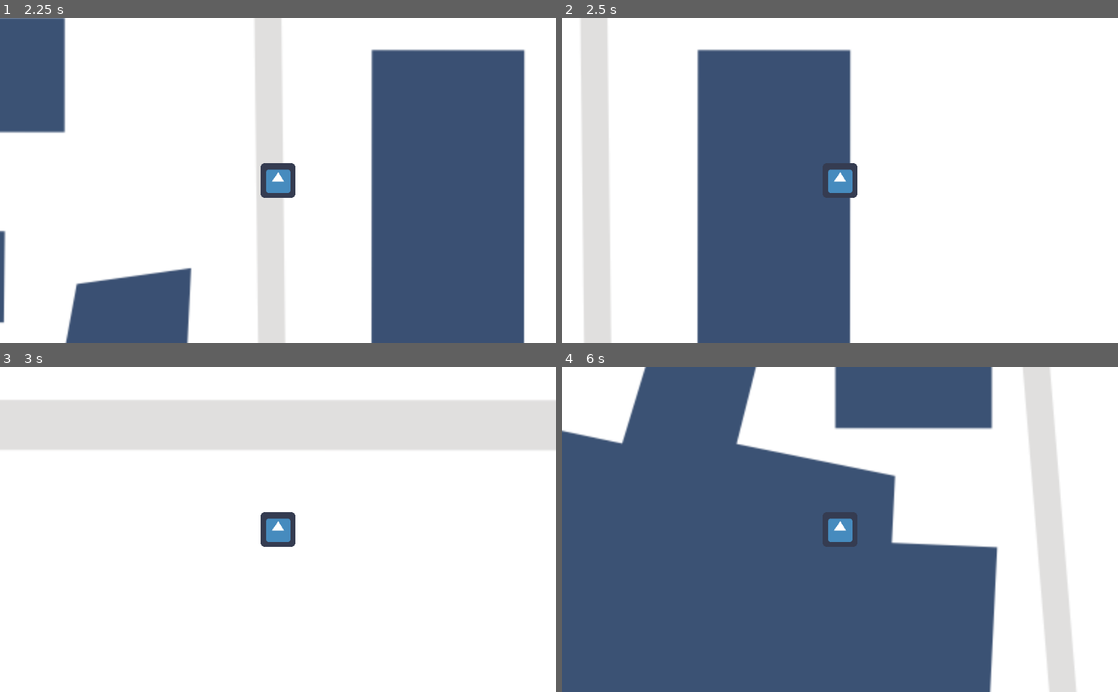
Above: before the commit, frames 1-4 (two rows, left to right).
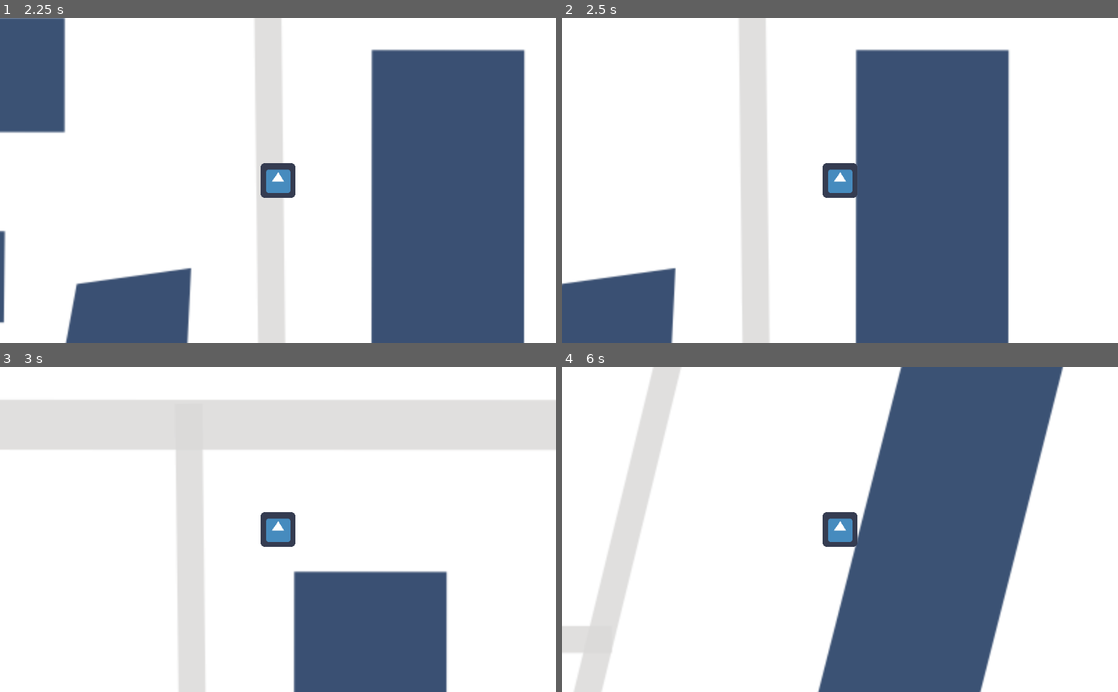
Above: after the commit, the same moments.

Repository: Phantonia/gamejam-2022
Game: Godot game, scene res://game.tscn
Same seed, same stepped clock (60 frames per second), same inputs: the game is played once before the commit and once after it. The engine's default icon, where the game draws it, is replaced by a stand-in: a white triangle on a blue panel in a dark square.
Inputs:
- Up to frame 1 (2.25 s): tap Enter at 0.5 s; hold D 0.53-1.28 s; hold S 1.28-2.03 s; hold D from 2.03 s (still down)
- Up to frame 2 (2.5 s): keep holding D
- Up to frame 3 (3 s): release D at 2.78 s; hold W from 2.78 s (still down)
- Up to frame 4 (6 s): release W at 3.53 s; hold A 3.53-5.03 s; hold S 5.03-5.78 s; hold D from 5.78 s (still down)

Frame 1 is identical in both runs. In frame 2, 58% of the frame differs, in the area x 0-81%, y 0-100%; in frame 3, 14%; in frame 4, 61%, in the area x 0-93%, y 0-100%.

Commit message:
Added colliders for buildings

Diff:
--- a/game.tscn
+++ b/game.tscn
@@ -1,7 +1,34 @@
-[gd_scene load_steps=3 format=2]
+[gd_scene load_steps=12 format=2]
 
 [ext_resource path="res://assets/temp/Map.png" type="Texture" id=1]
 [ext_resource path="res://player.tscn" type="PackedScene" id=2]
+
+[sub_resource type="RectangleShape2D" id=1]
+extents = Vector2( 835, 126 )
+
+[sub_resource type="RectangleShape2D" id=2]
+extents = Vector2( 29.2917, 19.25 )
+
+[sub_resource type="RectangleShape2D" id=3]
+extents = Vector2( 16.8125, 32.55 )
+
+[sub_resource type="RectangleShape2D" id=4]
+extents = Vector2( 140, 100.5 )
+
+[sub_resource type="RectangleShape2D" id=5]
+extents = Vector2( 140, 101.5 )
+
+[sub_resource type="RectangleShape2D" id=6]
+extents = Vector2( 73.5, 80.5 )
+
+[sub_resource type="RectangleShape2D" id=7]
+extents = Vector2( 208.462, 85.5922 )
+
+[sub_resource type="RectangleShape2D" id=8]
+extents = Vector2( 92.381, 157.914 )
+
+[sub_resource type="RectangleShape2D" id=9]
+extents = Vector2( 209.141, 86.9342 )
 
 [node name="game" type="Node2D"]
 
@@ -11,3 +38,104 @@
 texture = ExtResource( 1 )
 
 [node name="Player" parent="." instance=ExtResource( 2 )]
+
+[node name="StaticBody2D" type="StaticBody2D" parent="."]
+
+[node name="CollisionShape2D" type="CollisionShape2D" parent="StaticBody2D"]
+position = Vector2( 2425, 548 )
+shape = SubResource( 1 )
+
+[node name="CollisionShape2D5" type="CollisionShape2D" parent="StaticBody2D"]
+position = Vector2( 3775.5, 519 )
+scale = Vector2( 12, 8 )
+shape = SubResource( 2 )
+
+[node name="CollisionShape2D3" type="CollisionShape2D" parent="StaticBody2D"]
+position = Vector2( 1935.5, 1396.5 )
+scale = Vector2( 8, 10 )
+shape = SubResource( 3 )
+
+[node name="CollisionPolygon2D" type="CollisionPolygon2D" parent="StaticBody2D"]
+polygon = PoolVector2Array( 888, 1836, 912, 1915, 1196, 1953, 1225, 2094, 1430, 2150, 1436, 2021, 1426, 1852, 1453, 1663, 1464, 1467, 1252, 1496, 1201, 1787, 917, 1775 )
+
+[node name="CollisionPolygon2D2" type="CollisionPolygon2D" parent="StaticBody2D"]
+polygon = PoolVector2Array( -591, 1037, -634, 1212, -385, 1274, -909, 3326, -1161, 3267, -1200, 3436, -468, 3613, -430, 3449, -626, 3399, -474, 2801, -32, 2822, -31, 2789, 41, 2793, 28, 3109, 179, 3115, 194, 2799, 538, 2816, 561, 2296, 665, 2300, 693, 1773, 587, 1767, 609, 1337, 415, 1328, 418, 1205, 127, 1147, 165, 998, -24, 953, -81, 1144 )
+
+[node name="CollisionPolygon2D3" type="CollisionPolygon2D" parent="StaticBody2D"]
+polygon = PoolVector2Array( 654, 3342, 736, 3342, 736, 3474, 538, 3477, 539, 3048, 922, 3048, 921, 3262, 811, 3261, 811, 3179, 654, 3180 )
+
+[node name="CollisionPolygon2D4" type="CollisionPolygon2D" parent="StaticBody2D"]
+position = Vector2( 405, -570 )
+polygon = PoolVector2Array( 654, 3342, 736, 3342, 736, 3474, 538, 3477, 539, 3048, 922, 3048, 921, 3262, 811, 3261, 811, 3179, 749.72, 3179.39, 654, 3180 )
+
+[node name="CollisionPolygon2D5" type="CollisionPolygon2D" parent="StaticBody2D"]
+position = Vector2( 1730, -859 )
+polygon = PoolVector2Array( 654, 3342, 736, 3342, 736, 3474, 538, 3477, 539, 3048, 922, 3048, 921, 3262, 811, 3261, 811, 3179, 749.72, 3179.39, 654, 3180 )
+
+[node name="CollisionPolygon2D6" type="CollisionPolygon2D" parent="StaticBody2D"]
+position = Vector2( 6309, 1539 )
+rotation = 1.5708
+polygon = PoolVector2Array( 654, 3342, 736, 3342, 736, 3474, 538, 3477, 539, 3048, 922, 3048, 921, 3262, 811, 3261, 811, 3179, 749.72, 3179.39, 654, 3180 )
+
+[node name="CollisionPolygon2D7" type="CollisionPolygon2D" parent="StaticBody2D"]
+position = Vector2( 5270, 2426 )
+rotation = 1.5708
+polygon = PoolVector2Array( 654, 3342, 736, 3342, 736, 3474, 538, 3477, 539, 3048, 922, 3048, 921, 3262, 811, 3261, 811, 3179, 749.72, 3179.39, 654, 3180 )
+
+[node name="CollisionPolygon2D8" type="CollisionPolygon2D" parent="StaticBody2D"]
+position = Vector2( 4940, 1849 )
+rotation = 1.5708
+polygon = PoolVector2Array( 654, 3342, 736, 3342, 736, 3474, 538, 3477, 539, 3048, 922, 3048, 921, 3262, 811, 3261, 811, 3179, 749.72, 3179.39, 654, 3180 )
+
+[node name="CollisionPolygon2D9" type="CollisionPolygon2D" parent="StaticBody2D"]
+position = Vector2( 1865, 6668 )
+rotation = 3.14159
+polygon = PoolVector2Array( 654, 3342, 736, 3342, 736, 3474, 538, 3477, 539, 3048, 922, 3048, 921, 3262, 811, 3261, 811, 3179, 749.72, 3179.39, 654, 3180 )
+
+[node name="CollisionPolygon2D10" type="CollisionPolygon2D" parent="StaticBody2D"]
+position = Vector2( 3407, 6042 )
+rotation = 3.14159
+polygon = PoolVector2Array( 654, 3342, 736, 3342, 736, 3474, 538, 3477, 539, 3048, 922, 3048, 921, 3262, 811, 3261, 811, 3179, 749.72, 3179.39, 654, 3180 )
+
+[node name="CollisionPolygon2D11" type="CollisionPolygon2D" parent="StaticBody2D"]
+position = Vector2( -1545, 4160 )
+rotation = 4.71239
+polygon = PoolVector2Array( 654, 3342, 736, 3342, 736, 3474, 538, 3477, 539, 3048, 922, 3048, 921, 3262, 811, 3261, 811, 3179, 749.72, 3179.39, 654, 3180 )
+
+[node name="CollisionPolygon2D12" type="CollisionPolygon2D" parent="StaticBody2D"]
+polygon = PoolVector2Array( 2709, 1380, 2715, 1721, 3236, 1720, 3235, 1542, 3546, 1539, 3551, 1695, 3871, 1695, 3866, 1347, 3548, 1351, 3548, 1194, 3191, 1199, 3195, 1374 )
+
+[node name="CollisionShape2D2" type="CollisionShape2D" parent="StaticBody2D"]
+position = Vector2( 454, 1011.5 )
+shape = SubResource( 4 )
+
+[node name="CollisionShape2D4" type="CollisionShape2D" parent="StaticBody2D"]
+position = Vector2( 1085, 1108.5 )
+shape = SubResource( 5 )
+
+[node name="CollisionShape2D6" type="CollisionShape2D" parent="StaticBody2D"]
+position = Vector2( 1042.5, 1481.5 )
+shape = SubResource( 6 )
+
+[node name="CollisionShape2D7" type="CollisionShape2D" parent="StaticBody2D"]
+position = Vector2( -2761.22, 2668.46 )
+rotation = -0.0610865
+shape = SubResource( 7 )
+
+[node name="CollisionShape2D8" type="CollisionShape2D" parent="StaticBody2D"]
+position = Vector2( -2792.85, 3100.02 )
+rotation = -0.0610865
+scale = Vector2( 1, 1 )
+shape = SubResource( 8 )
+
+[node name="CollisionShape2D9" type="CollisionShape2D" parent="StaticBody2D"]
+position = Vector2( -2898.85, 3467.11 )
+rotation = -0.0610865
+scale = Vector2( 1, 1 )
+shape = SubResource( 9 )
+
+[node name="CollisionPolygon2D13" type="CollisionPolygon2D" parent="StaticBody2D"]
+polygon = PoolVector2Array( -3238, 2897, -3232, 3007, -3035, 2995, -3021, 3210, -3217, 3222, -3212, 3331, -2904, 3311, -2931, 2879 )
+
+[node name="CollisionPolygon2D14" type="CollisionPolygon2D" parent="StaticBody2D"]
+polygon = PoolVector2Array( 4102, 1619, 4096, 1390, 4392, 1092, 4512, 960, 4568, 876, 4584, 822, 4578, 784, 4556, 754, 4513, 728, 4458, 712, 4392, 700, 4317, 700, 4313, 494, 4419, 493, 4534, 494, 4651, 511, 4744, 538, 4795, 563, 4838, 602, 4862, 650, 4859, 737, 4830, 814, 4772, 897, 4710, 983, 4566, 1151, 4283, 1442 )
